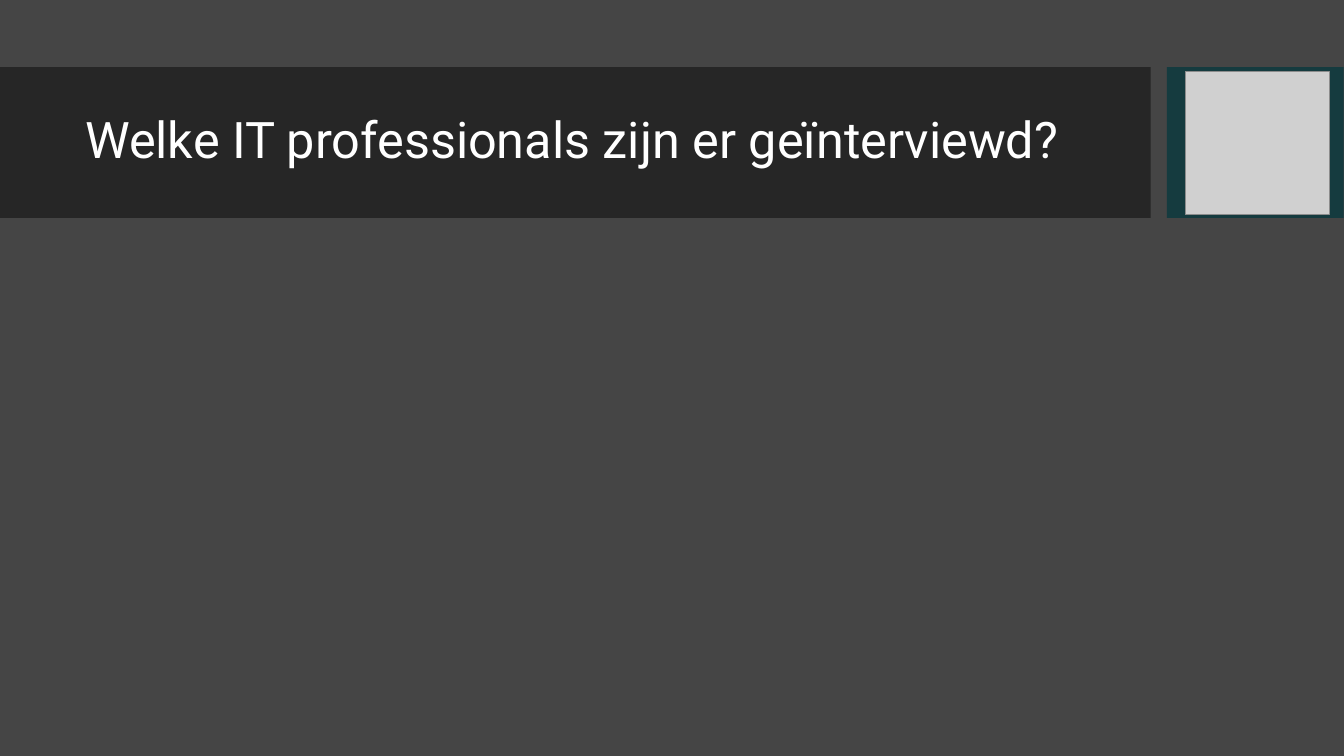
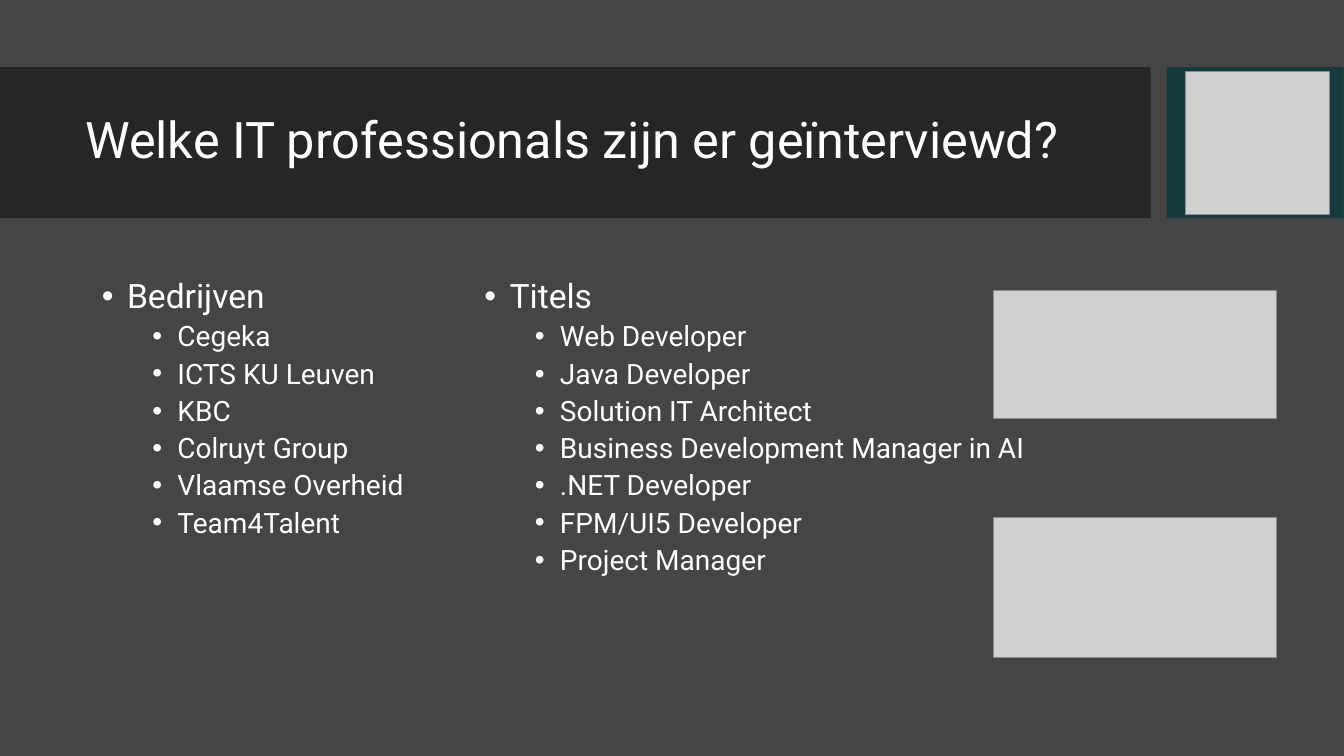
Before and after one commit to VolkertBrusche-UCLL/Groep-21_Presentatie, a slide deck: slide 5 of Groep-21_Presentatie.pptx. Drawn at 1344x756 pixels with LibreOffice and Linux fonts; fonts in the diff are those of the drawing; grey boxes stand for pictures; background and template pictures are left out. Boxes give left, top, right and bottom in pixels: in the first picture for what was removed or moved away, otherwise in the second. Text is boxed around its words. In the diff, an @@ line names an element or a change of style, - is before the commit and + after.

Commit message:
Slide van bezochte bedrijven en geinterviewde professionals aangepast

```diff
--- a/Groep-21_Presentatie.pptx
+++ b/Groep-21_Presentatie.pptx
@@ text added at [127, 283, 403, 534], 20 pt, text #FFFFFF @@
+• Bedrijven
+  • Cegeka
+  • ICTS KU Leuven
+  • KBC
+  • Colruyt Group
+  • Vlaamse Overheid
+  • Team4Talent
@@ text added at [510, 283, 1024, 576], 20 pt, text #FFFFFF @@
+• Titels
+  • Web Developer
+  • Java Developer
+  • Solution IT Architect
+  • Business Development Manager in AI
+  • .NET Developer
+  • FPM/UI5 Developer
+  • Project Manager
@@ picture added at [993, 290, 1276, 418] @@
@@ picture added at [993, 517, 1276, 658] @@
```
Also in this commit, not shown: 3 other slides changed.
